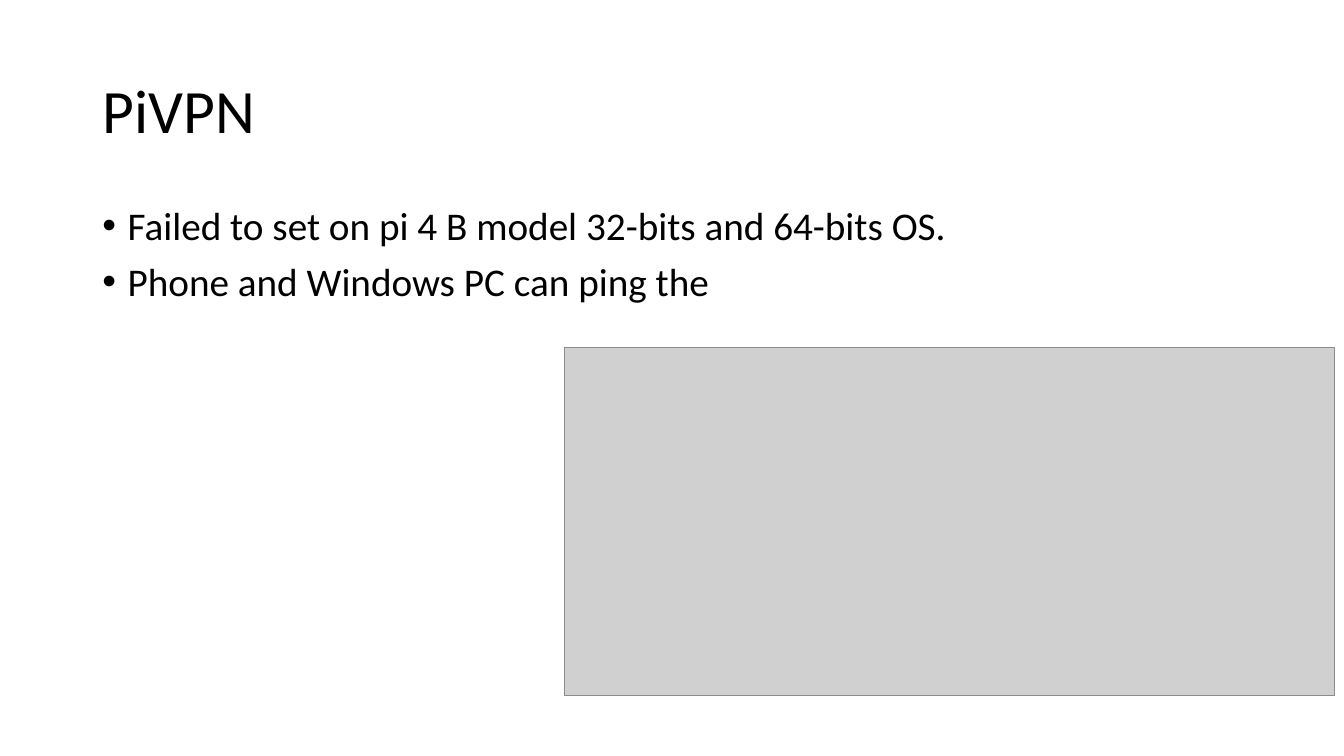
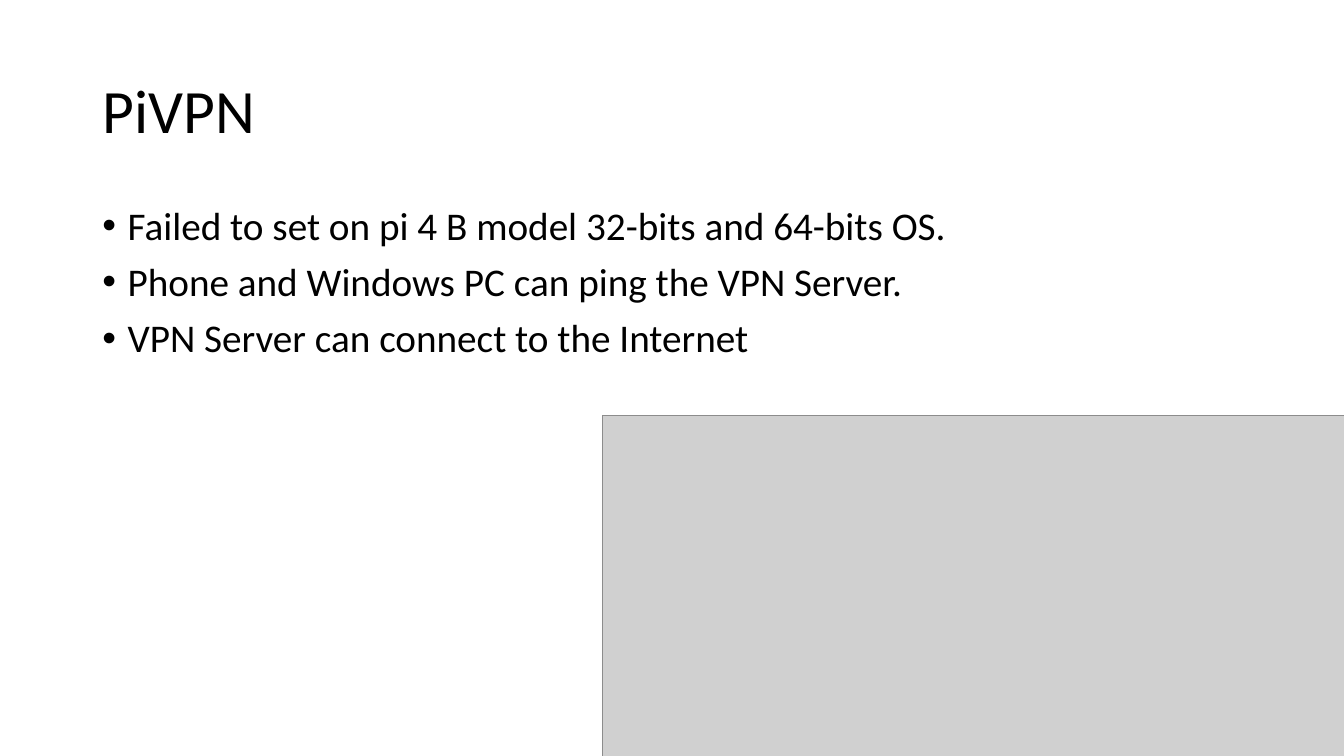
Before and after one commit to GXG-CS/Pi-Alexa, a slide deck: slide 24 of Presentation1.pptx. Drawn at 1344x756 pixels with LibreOffice and Linux fonts; fonts in the diff are those of the drawing; grey boxes stand for pictures. Boxes give left, top, right and bottom in pixels: in the first picture for what was removed or moved away, otherwise in the second. Text is boxed around its words. In the diff, an @@ line names an element or a change of style, - is before the commit and + after.

```diff
--- a/Presentation1.pptx
+++ b/Presentation1.pptx
@@ text at <box>128,268,902,353</box>: text changed @@
-• Phone and Windows PC can ping the
+• Phone and Windows PC can ping the VPN Server.
+• VPN Server can connect to the Internet
@@ picture: place and size @@
-picture at <box>565,347,1335,696</box>
+picture at <box>603,415,1344,756</box>
```
Also in this commit, not shown: 1 other slide changed.
